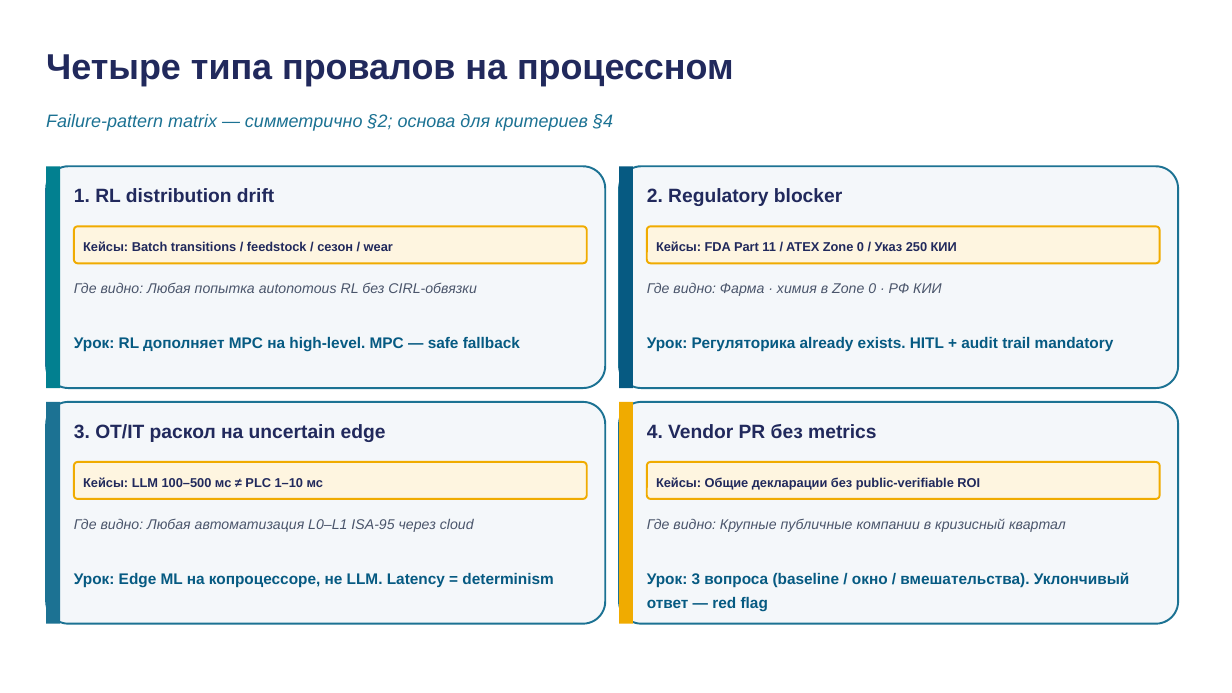
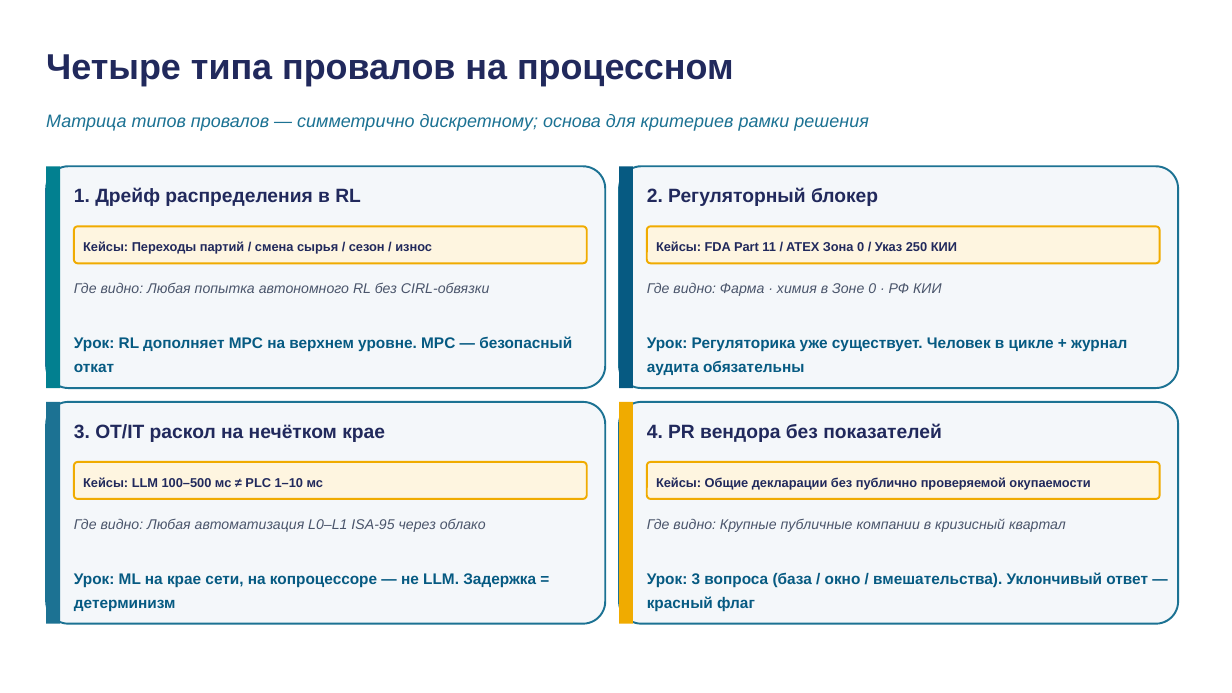
Before and after one commit to tellina-study/AI-usage-lessons, a slide deck: slide 30 of library/lectures/lec-11/rendered/lec-11.pptx. Drawn at 1232x693 pixels with LibreOffice and Linux fonts; fonts in the diff are those of the drawing. Boxes give left, top, right and bottom in pixels: in the first picture for what was removed or moved away, otherwise in the second. Text is boxed around its words. In the diff, an @@ line names an element or a change of style, - is before the commit and + after.

```diff
--- a/library/lectures/lec-11/rendered/lec-11.pptx
+++ b/library/lectures/lec-11/rendered/lec-11.pptx
@@ text at [46, 114, 868, 131]: text changed @@
-Failure-pattern matrix — симметрично §2; основа для критериев §4
+Матрица типов провалов — симметрично дискретному; основа для критериев рамки решения
@@ text at [74, 187, 361, 206]: text changed @@
-1. RL distribution drift
+1. Дрейф распределения в RL
@@ text at [647, 187, 878, 206]: text changed @@
-2. Regulatory blocker
+2. Регуляторный блокер
@@ text at [83, 241, 432, 254]: text changed @@
-Кейсы: Batch transitions / feedstock / сезон / wear
+Кейсы: Переходы партий / смена сырья / сезон / износ
@@ text at [656, 241, 957, 254]: text changed @@
-Кейсы: FDA Part 11 / ATEX Zone 0 / Указ 250 КИИ
+Кейсы: FDA Part 11 / ATEX Зона 0 / Указ 250 КИИ
@@ text at [74, 282, 489, 293]: text changed @@
-Где видно: Любая попытка autonomous RL без CIRL-обвязки
+Где видно: Любая попытка автономного RL без CIRL-обвязки
@@ text at [647, 283, 942, 296]: text changed @@
-Где видно: Фарма · химия в Zone 0 · РФ КИИ
+Где видно: Фарма · химия в Зоне 0 · РФ КИИ
@@ text at [74, 336, 572, 372]: text changed @@
-Урок: RL дополняет MPC на high-level. MPC — safe fallback
+Урок: RL дополняет MPC на верхнем уровне. MPC — безопасный откат
@@ text at [647, 337, 1127, 375]: text changed @@
-Урок: Регуляторика already exists. HITL + audit trail mandatory
+Урок: Регуляторика уже существует. Человек в цикле + журнал аудита обязательны
@@ text at [74, 424, 385, 442]: text changed @@
-3. OT/IT раскол на uncertain edge
+3. OT/IT раскол на нечётком крае
@@ text at [647, 423, 942, 442]: text changed @@
-4. Vendor PR без metrics
+4. PR вендора без показателей
@@ text at [656, 477, 1090, 490]: text changed @@
-Кейсы: Общие декларации без public-verifiable ROI
+Кейсы: Общие декларации без публично проверяемой окупаемости
@@ text at [74, 519, 486, 532]: text changed @@
-Где видно: Любая автоматизация L0–L1 ISA-95 через cloud
+Где видно: Любая автоматизация L0–L1 ISA-95 через облако
@@ text at [74, 573, 536, 612]: text changed @@
-Урок: Edge ML на копроцессоре, не LLM. Latency = determinism
+Урок: ML на крае сети, на копроцессоре — не LLM. Задержка = детерминизм
@@ text at [647, 572, 1148, 612]: text changed @@
-Урок: 3 вопроса (baseline / окно / вмешательства). Уклончивый ответ — red flag
+Урок: 3 вопроса (база / окно / вмешательства). Уклончивый ответ — красный флаг
```
Also in this commit, not shown: 37 other slides changed, 3 slides added, 1 slide removed, 7 other files.
